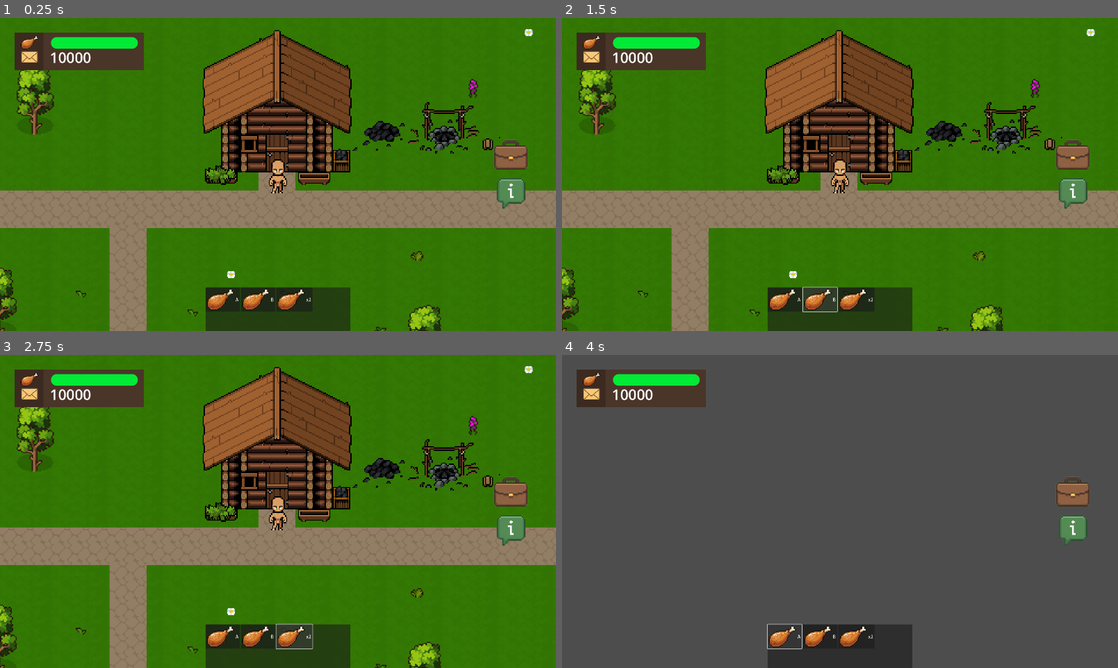
Above: before the commit, frames 1-4 (two rows, left to right).
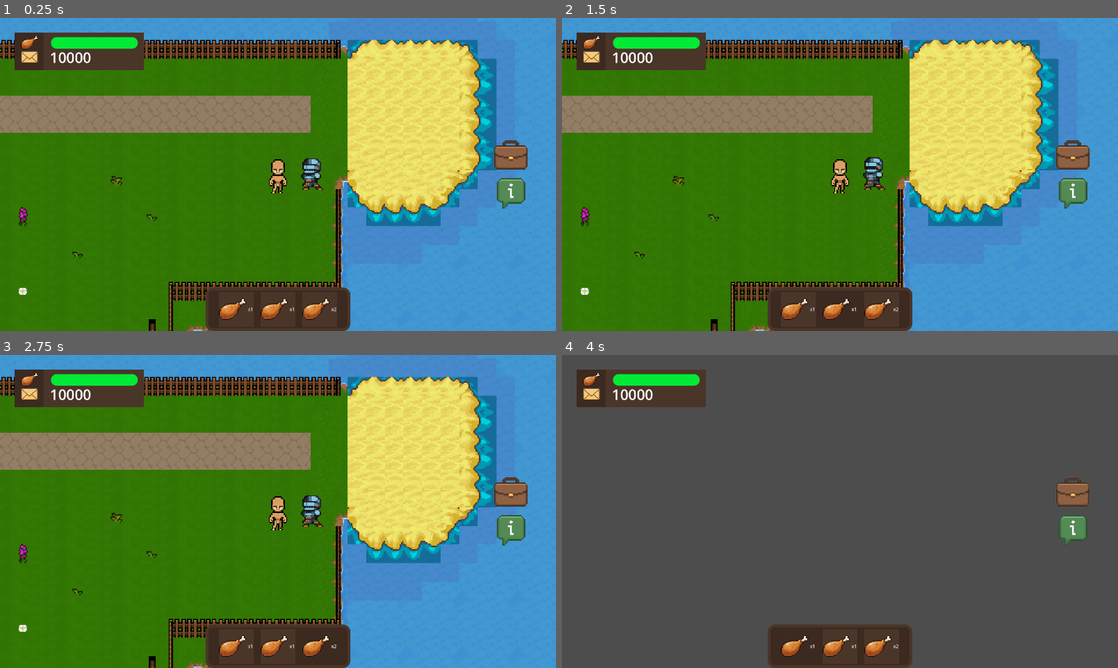
Above: after the commit, the same moments.

Repository: hoaxnt/envelhope-beta
Game: Godot game, scene res://Scenes/chapters/chapter_1.tscn
Same seed, same stepped clock (60 frames per second), same inputs: the game is played once before the commit and once after it. This scene is started directly instead of the project's main scene.
Inputs (mouse positions are in pixels of both pictures, inside the frame that each line leads up to):
- Up to frame 1 (0.25 s): no input
- Up to frame 2 (1.5 s): click "A" (after the commit: "x1") at 0.5 s; click "B" (after the commit: "x1") at 1.25 s
- Up to frame 3 (2.75 s): click "x2" at 2 s
- Up to frame 4 (4 s): click (1073, 492) at 2.75 s; click "A" (after the commit: "x1") at 3.5 s

The runs differ from the first frame. In frame 1, 71% of the frame differs, in the area x 0-100%, y 0-100%; in frame 2, 71%; in frame 3, 71%; in frame 4, 2.6%.

Commit message:
feat: added wood gathering objective

Diff:
--- a/Scenes/chapters/chapter_1.tscn
+++ b/Scenes/chapters/chapter_1.tscn
@@ -200,7 +200,7 @@
 
 [node name="Player" parent="." instance=ExtResource("4_itjef")]
 z_index = 2
-position = Vector2(628, 259)
+position = Vector2(1145, 100)
 
 [node name="Camera2D" type="Camera2D" parent="Player"]
 zoom = Vector2(4, 4)
--- a/Scenes/hud/dialog_box.tscn
+++ b/Scenes/hud/dialog_box.tscn
@@ -128,7 +128,7 @@
 theme_override_fonts/font = ExtResource("2_nirvc")
 theme_override_font_sizes/font_size = 40
 text = "This is empty"
-autowrap_mode = 1
+autowrap_mode = 2
 
 [node name="NextButton" type="Button" parent="."]
 layout_mode = 1
@@ -144,4 +144,6 @@
 theme_override_styles/focus = SubResource("StyleBoxFlat_8cbnh")
 metadata/_edit_lock_ = true
 
+[connection signal="pressed" from="VBoxContainer/YesButton" to="." method="_on_yes_button_pressed"]
+[connection signal="pressed" from="VBoxContainer/NoButton" to="." method="_on_no_button_pressed"]
 [connection signal="pressed" from="NextButton" to="." method="next_dialogue_line"]
--- a/Scenes/hud/hud.tscn
+++ b/Scenes/hud/hud.tscn
@@ -11,6 +11,45 @@
 [ext_resource type="PackedScene" uid="uid://cy7p7yvejyyv" path="res://scenes/hud/dialog_box.tscn" id="9_nhd55"]
 [ext_resource type="PackedScene" uid="uid://dvmpuwcwltlnc" path="res://scenes/utils/objective_label.tscn" id="11_q6mn5"]
 
+[sub_resource type="StyleBoxFlat" id="StyleBoxFlat_nhd55"]
+bg_color = Color(0.23529412, 0.16470589, 0.1254902, 1)
+border_width_left = 10
+border_width_top = 10
+border_width_right = 10
+border_width_bottom = 10
+border_color = Color(0.2901961, 0.20784314, 0.16078432, 1)
+corner_radius_top_left = 25
+corner_radius_top_right = 25
+corner_radius_bottom_right = 25
+corner_radius_bottom_left = 25
+
+[sub_resource type="StyleBoxFlat" id="StyleBoxFlat_q6mn5"]
+bg_color = Color(0.2901961, 0.20784314, 0.16078432, 1)
+
+[sub_resource type="StyleBoxFlat" id="StyleBoxFlat_567j1"]
+bg_color = Color(0.2901961, 0.20784314, 0.16078432, 1)
+
+[sub_resource type="StyleBoxFlat" id="StyleBoxFlat_nsgyl"]
+bg_color = Color(0.23529412, 0.16470589, 0.1254902, 1)
+
+[sub_resource type="StyleBoxFlat" id="StyleBoxFlat_8nkf1"]
+bg_color = Color(0.2901961, 0.20784314, 0.16078432, 1)
+
+[sub_resource type="StyleBoxFlat" id="StyleBoxFlat_jjjd2"]
+bg_color = Color(0.2901961, 0.20784314, 0.16078432, 1)
+
+[sub_resource type="StyleBoxFlat" id="StyleBoxFlat_8vblv"]
+bg_color = Color(0.23529412, 0.16470589, 0.1254902, 1)
+
+[sub_resource type="StyleBoxFlat" id="StyleBoxFlat_558d4"]
+bg_color = Color(0.2901961, 0.20784314, 0.16078432, 1)
+
+[sub_resource type="StyleBoxFlat" id="StyleBoxFlat_4m1a1"]
+bg_color = Color(0.2901961, 0.20784314, 0.16078432, 1)
+
+[sub_resource type="StyleBoxFlat" id="StyleBoxFlat_iioc1"]
+bg_color = Color(0.23529412, 0.16470589, 0.1254902, 1)
+
 [sub_resource type="StyleBoxFlat" id="StyleBoxFlat_kniqr"]
 bg_color = Color(0.2901961, 0.20784314, 0.16078432, 1)
 border_width_left = 100
@@ -30,6 +69,72 @@
 visible = false
 z_index = 5
 offset_top = -250.0
+
+[node name="Panel" type="Panel" parent="."]
+custom_minimum_size = Vector2(500, 150)
+anchors_preset = 7
+anchor_left = 0.5
+anchor_top = 1.0
+anchor_right = 0.5
+anchor_bottom = 1.0
+offset_left = -250.0
+offset_top = -150.0
+offset_right = 250.0
+grow_horizontal = 2
+grow_vertical = 0
+theme_override_styles/panel = SubResource("StyleBoxFlat_nhd55")
+
+[node name="GridContainer" type="GridContainer" parent="Panel"]
+layout_mode = 1
+anchors_preset = 8
+anchor_left = 0.5
+anchor_top = 0.5
+anchor_right = 0.5
+anchor_bottom = 0.5
+offset_left = -184.5
+offset_top = -41.5
+offset_right = 184.5
+offset_bottom = 41.5
+grow_horizontal = 2
+grow_vertical = 2
+theme_override_constants/h_separation = 24
+columns = 3
+
+[node name="Button" type="Button" parent="Panel/GridContainer"]
+custom_minimum_size = Vector2(120, 120)
+layout_mode = 2
+size_flags_horizontal = 4
+size_flags_vertical = 4
+focus_mode = 0
+theme_override_styles/normal = SubResource("StyleBoxFlat_q6mn5")
+theme_override_styles/pressed = SubResource("StyleBoxFlat_567j1")
+theme_override_styles/hover = SubResource("StyleBoxFlat_nsgyl")
+text = "x1"
+icon = ExtResource("2_v7mo4")
+
+[node name="Button2" type="Button" parent="Panel/GridContainer"]
+custom_minimum_size = Vector2(120, 120)
+layout_mode = 2
+size_flags_horizontal = 4
+size_flags_vertical = 4
+focus_mode = 0
+theme_override_styles/normal = SubResource("StyleBoxFlat_8nkf1")
+theme_override_styles/pressed = SubResource("StyleBoxFlat_jjjd2")
+theme_override_styles/hover = SubResource("StyleBoxFlat_8vblv")
+text = "x1"
+icon = ExtResource("2_v7mo4")
+
+[node name="Button3" type="Button" parent="Panel/GridContainer"]
+custom_minimum_size = Vector2(120, 120)
+layout_mode = 2
+size_flags_horizontal = 4
+size_flags_vertical = 4
+focus_mode = 0
+theme_override_styles/normal = SubResource("StyleBoxFlat_558d4")
+theme_override_styles/pressed = SubResource("StyleBoxFlat_4m1a1")
+theme_override_styles/hover = SubResource("StyleBoxFlat_iioc1")
+text = "x2"
+icon = ExtResource("2_v7mo4")
 
 [node name="Control" type="Control" parent="."]
 layout_mode = 3
@@ -224,6 +329,7 @@
 grow_horizontal = 2
 
 [node name="MarginContainer" type="MarginContainer" parent="Control5"]
+custom_minimum_size = Vector2(800, 500)
 layout_mode = 1
 anchors_preset = 5
 anchor_left = 0.5
@@ -237,49 +343,5 @@
 [node name="ObjectiveLabel" parent="Control5/MarginContainer" instance=ExtResource("11_q6mn5")]
 layout_mode = 2
 
-[node name="Panel" type="Panel" parent="."]
-custom_minimum_size = Vector2(500, 150)
-anchors_preset = 7
-anchor_left = 0.5
-anchor_top = 1.0
-anchor_right = 0.5
-anchor_bottom = 1.0
-offset_left = -20.0
-offset_top = -40.0
-offset_right = 20.0
-grow_horizontal = 2
-grow_vertical = 0
-
-[node name="GridContainer" type="GridContainer" parent="Panel"]
-layout_mode = 1
-anchors_preset = 15
-anchor_right = 1.0
-anchor_bottom = 1.0
-grow_horizontal = 2
-grow_vertical = 2
-theme_override_constants/h_separation = 4
-columns = 3
-
-[node name="Button" type="Button" parent="Panel/GridContainer"]
-layout_mode = 2
-size_flags_horizontal = 4
-size_flags_vertical = 4
-text = "A"
-icon = ExtResource("2_v7mo4")
-
-[node name="Button2" type="Button" parent="Panel/GridContainer"]
-layout_mode = 2
-size_flags_horizontal = 4
-size_flags_vertical = 4
-text = "B"
-icon = ExtResource("2_v7mo4")
-
-[node name="Button3" type="Button" parent="Panel/GridContainer"]
-layout_mode = 2
-size_flags_horizontal = 4
-size_flags_vertical = 4
-text = "x2"
-icon = ExtResource("2_v7mo4")
-
 [connection signal="pressed" from="Control3/MarginContainer/HBoxContainer/VBoxContainer/BagButton" to="." method="_on_bag_button_pressed"]
 [connection signal="pressed" from="Control3/MarginContainer/HBoxContainer/VBoxContainer/ViewQuestButton" to="." method="_on_view_quest_button_pressed"]
--- a/Scripts/autoloads/game_data.gd
+++ b/Scripts/autoloads/game_data.gd
@@ -20,6 +20,12 @@
 			"4": "Can you help me gather some woods?",
 		}
 	},
+	"diver_gather_woods": {
+		"name": "Diver",
+		"dialogue": {
+			"1": "Comeback to me if you're done",
+		}
+	},
 	"harvester": {
 		"name": "Harvester",
 		"dialogue": {
@@ -35,7 +41,10 @@
 			"3": "Maybe not Hahaha!",
 		}
 	},
-	"current_npc_talking": "none"
+	"current_objective": "none",
+	"list_of_objectives": {
+		"gather_woods": "OBJECTIVE: Gather 30 woods and give it to Diver",
+	}
 }
 
 func _ready() -> void:
--- a/Scripts/autoloads/island_npc_interaction.gd
+++ b/Scripts/autoloads/island_npc_interaction.gd
@@ -8,15 +8,18 @@
 var diver_message
 
 signal dialogue_finished
-#	fff
+
 func handle_npc_interaction(npc_id: String) -> void:
 
 	match npc_id:
 		"diver":
-			dialogue_box.start_dialogue("diver", 4)
+			ISLAND_NPC = SaveLoad.load_game(SaveLoad.ISLAND_NPC_PATH)
 
-			var high_scores = [6, 3, 5]
-			print(bubble_sort(high_scores))
+			if ISLAND_NPC["current_objective"] == "none":
+				dialogue_box.start_dialogue("diver", 4, true, "gather_woods")
+			else:
+				dialogue_box.start_dialogue("diver_gather_woods", 1, false, "gather_woods")
+				print("Comeback if you're done")
 
 		"balancer":
 			dialogue_box.start_dialogue("balancer", 3)
--- a/Scripts/hud/dialogue_box.gd
+++ b/Scripts/hud/dialogue_box.gd
@@ -2,18 +2,27 @@
 
 @onready var ISLAND_NPC = SaveLoad.load_game(SaveLoad.ISLAND_NPC_PATH)
 @onready var dialogue_box = Hud.get_node("DialogueBox")
+@onready var dialogue_choices = Hud.get_node("DialogueBox/VBoxContainer")
 @onready var next_button = Hud.get_node("DialogueBox/NextButton")
 @onready var dialogue_box_name = Hud.get_node("DialogueBox/MarginContainer/VBoxContainer/Name") as Label
 @onready var dialogue_box_message = Hud.get_node("DialogueBox/MarginContainer/VBoxContainer/Message") as Label
 
+@onready var objective_label = Hud.get_node("Control5/MarginContainer/ObjectiveLabel") as Label
+@onready var objective_label_anim = Hud.get_node("Control5/MarginContainer/ObjectiveLabel/ObjectiveTextAnimation") as AnimationPlayer
+
 var current_npc_key = null
 var current_line_index = 1
 var max_line_count = 0
+var has_objective
+var current_objective
 
 func _ready() -> void:
+	dialogue_choices.hide()
 	hide()
 
-func start_dialogue(npc_key: String, max_lines: int):
+func start_dialogue(npc_key: String, max_lines: int, objective: bool, objective_name: String):
+	current_objective = objective_name
+	has_objective = objective
 	current_npc_key = npc_key
 	current_line_index = 1
 
@@ -34,7 +43,8 @@
 		if current_line_index <= max_line_count:
 			_update_dialogue_text()
 		else:
-			close_dialogue()
+			if has_objective:
+				dialogue_choices.show()
 	else:
 		close_dialogue()
 
@@ -42,3 +52,16 @@
 func close_dialogue():
 	dialogue_box.hide()
 	current_line_index = 0
+
+func _on_yes_button_pressed() -> void:
+	objective_label.text = ISLAND_NPC["list_of_objectives"][current_objective]
+	objective_label_anim.play("show_objective")
+	ISLAND_NPC["current_objective"] = current_objective
+	SaveLoad.save_game(ISLAND_NPC, SaveLoad.ISLAND_NPC_PATH)
+
+	dialogue_choices.hide()
+	close_dialogue()
+
+func _on_no_button_pressed() -> void:
+	dialogue_choices.hide()
+	close_dialogue()
Not shown: 1 places in Scenes/hud/hud.tscn that only renumber resources
